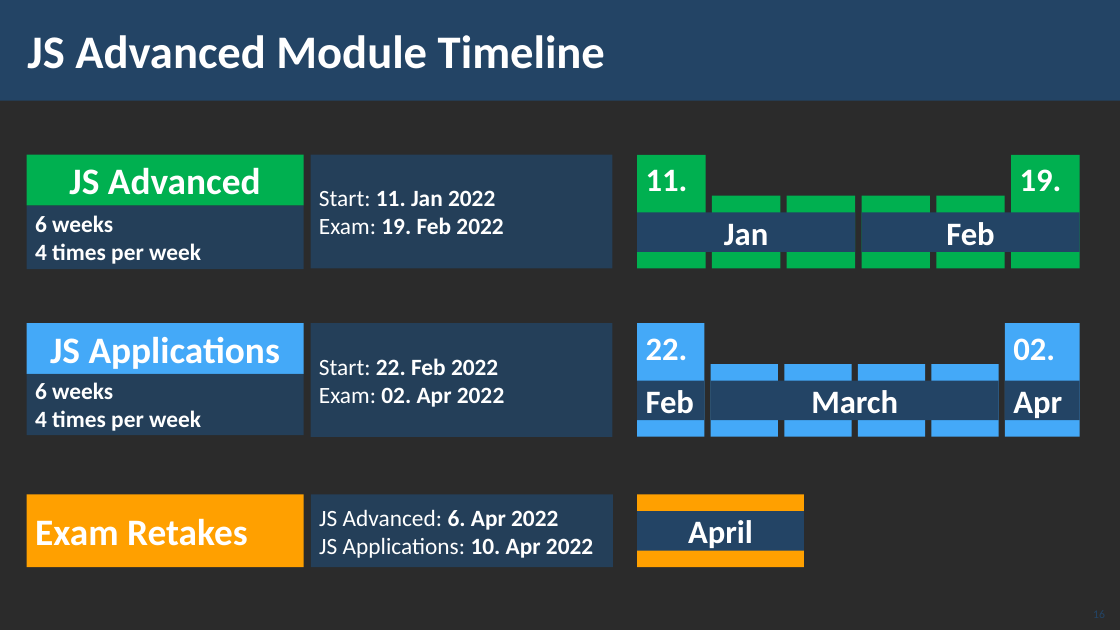
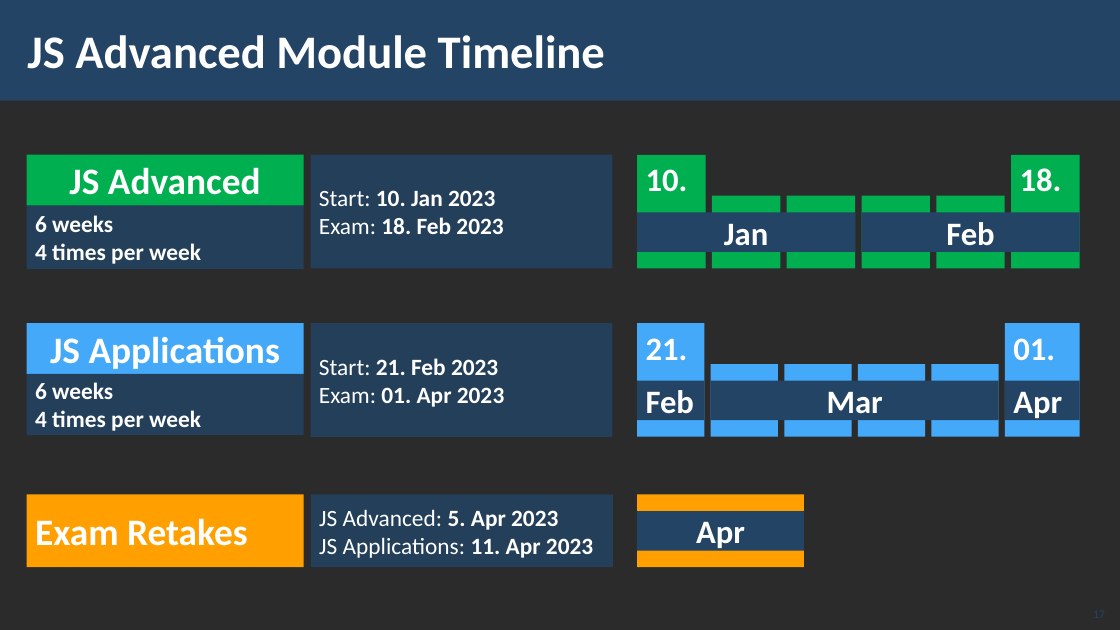
Before and after one commit to TodorYBorisov/Software-University, a slide deck: slide 17 of 03. JS Advanced - Jan 2023/00. Resources/00. JS-Advanced-Course-Introduction.pptx (slide 16 before the commit). Drawn at 1120x630 pixels with LibreOffice and Linux fonts; fonts in the diff are those of the drawing; background and template pictures are left out; a plain dark background stands for a picture behind light text. Boxes give left, top, right and bottom in pixels: in the first picture for what was removed or moved away, otherwise in the second. Text is boxed around its words. In the diff, an @@ line names an element or a change of style, - is before the commit and + after.

```diff
--- a/03. JS Advanced - Jan 2023/00. Resources/00. JS-Advanced-Course-Introduction.pptx
+++ b/03. JS Advanced - Jan 2023/00. Resources/00. JS-Advanced-Course-Introduction.pptx
@@ text in rectangle at [646,169,688,192]: text changed @@
-11.
+10.
@@ text in rectangle at [1020,168,1062,192]: text changed @@
-19.
+18.
@@ text in rectangle at [319,190,503,234]: text changed @@
-Start: 11. Jan 2022
-Exam: 19. Feb 2022
+Start: 10. Jan 2023
+Exam: 18. Feb 2023
@@ text in rectangle at [319,358,504,407]: text changed @@
-Start: 22. Feb 2022
-Exam: 02. Apr 2022
+Start: 21. Feb 2023
+Exam: 01. Apr 2023
@@ text in rectangle at [646,338,688,360]: text changed @@
-22.
+21.
@@ text in rectangle at [1013,338,1055,360]: text changed @@
-02.
+01.
@@ text in rectangle at [827,391,883,421]: text changed @@
-March
+Mar
@@ text in rectangle at [319,509,593,558]: text changed @@
-JS Advanced: 6. Apr 2022
-JS Applications: 10. Apr 2022
+JS Advanced: 5. Apr 2023
+JS Applications: 11. Apr 2023
@@ text in rectangle at [696,521,745,552]: text changed @@
-April
+Apr
@@ page number at [1080,598,1113,625]: text changed @@
-16
+17
```
Also in this commit, not shown: 5 other slides changed, 3 slides added, 2 slides removed, 2 other files.
